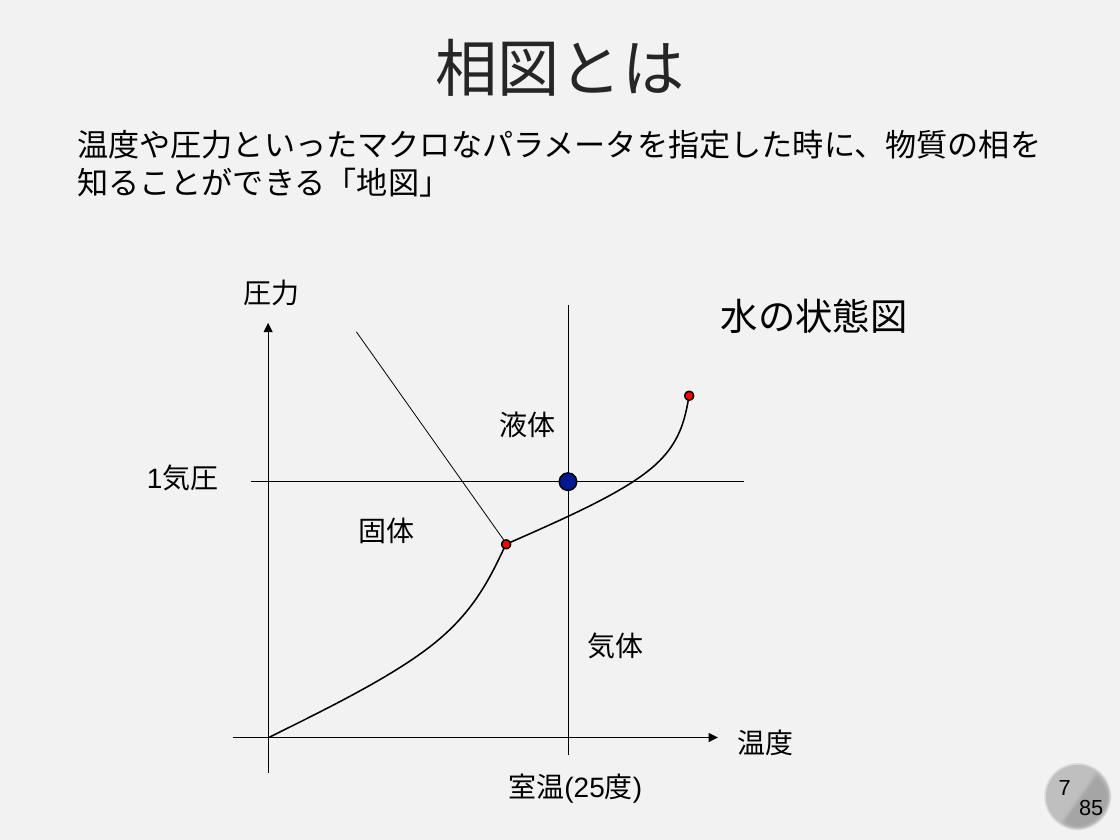
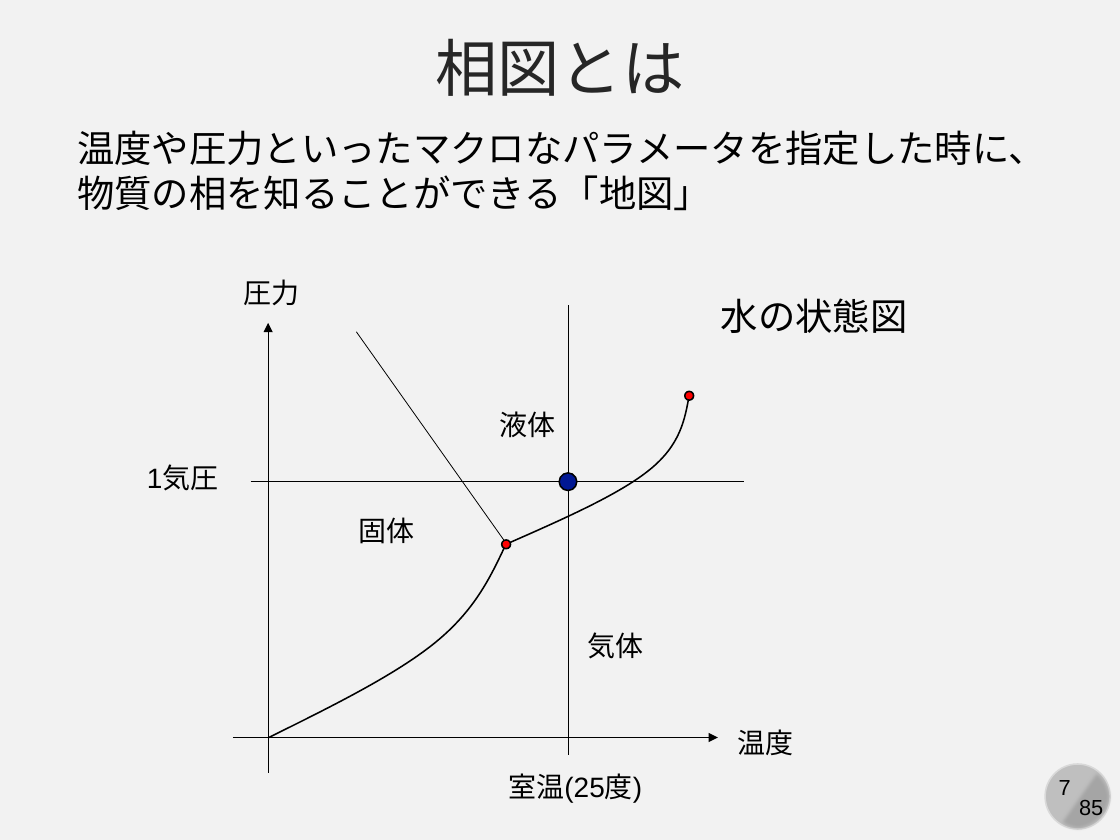
Before and after one commit to kaityo256/yamagata2022, a slide deck: slide 7 of 05_md_advanced/yamagata05.pptx. Drawn at 1120x840 pixels with LibreOffice and Linux fonts; fonts in the diff are those of the drawing. Boxes give left, top, right and bottom in pixels: in the first picture for what was removed or moved away, otherwise in the second. Text is boxed around its words. In the diff, an @@ line names an element or a change of style, - is before the commit and + after.

Commit message:
updates

```diff
--- a/05_md_advanced/yamagata05.pptx
+++ b/05_md_advanced/yamagata05.pptx
@@ text at [77,130,1045,211]: text changed; size 20 to 24 pt @@
-温度や圧力といったマクロなパラメータを指定した時に、物質の相を
-知ることができる「地図」
+温度や圧力といったマクロなパラメータを指定した時に、物質の相を知ることができる「地図」
```
Also in this commit, not shown: 1 other slide changed, 7 slides added.
